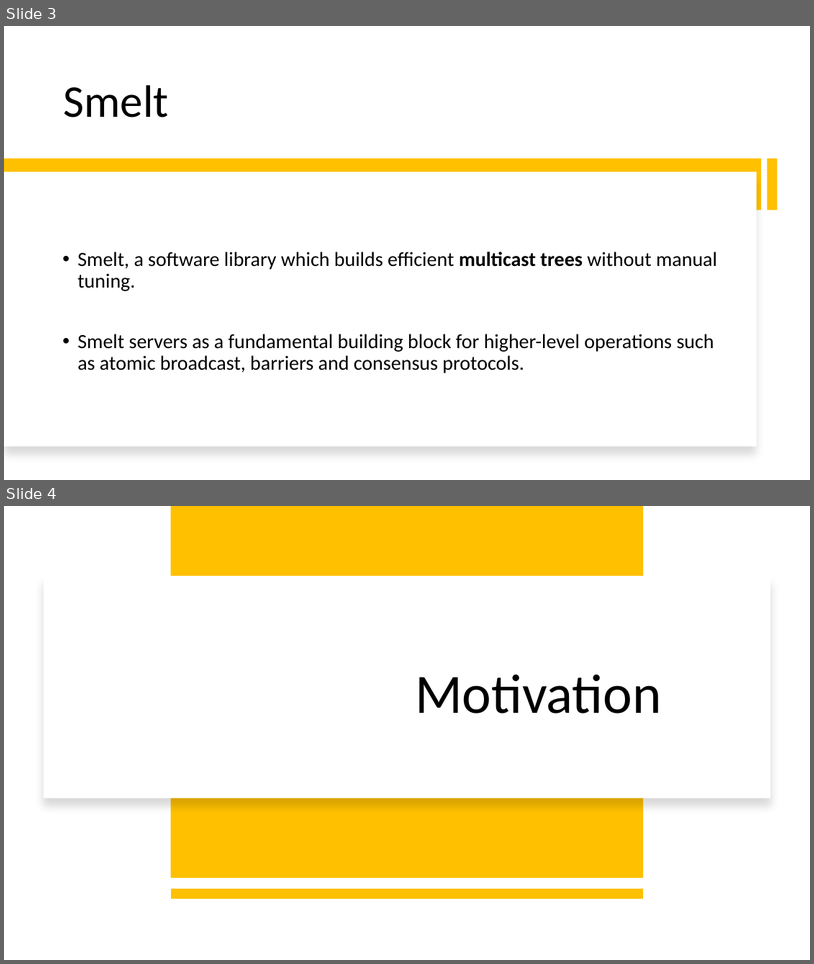
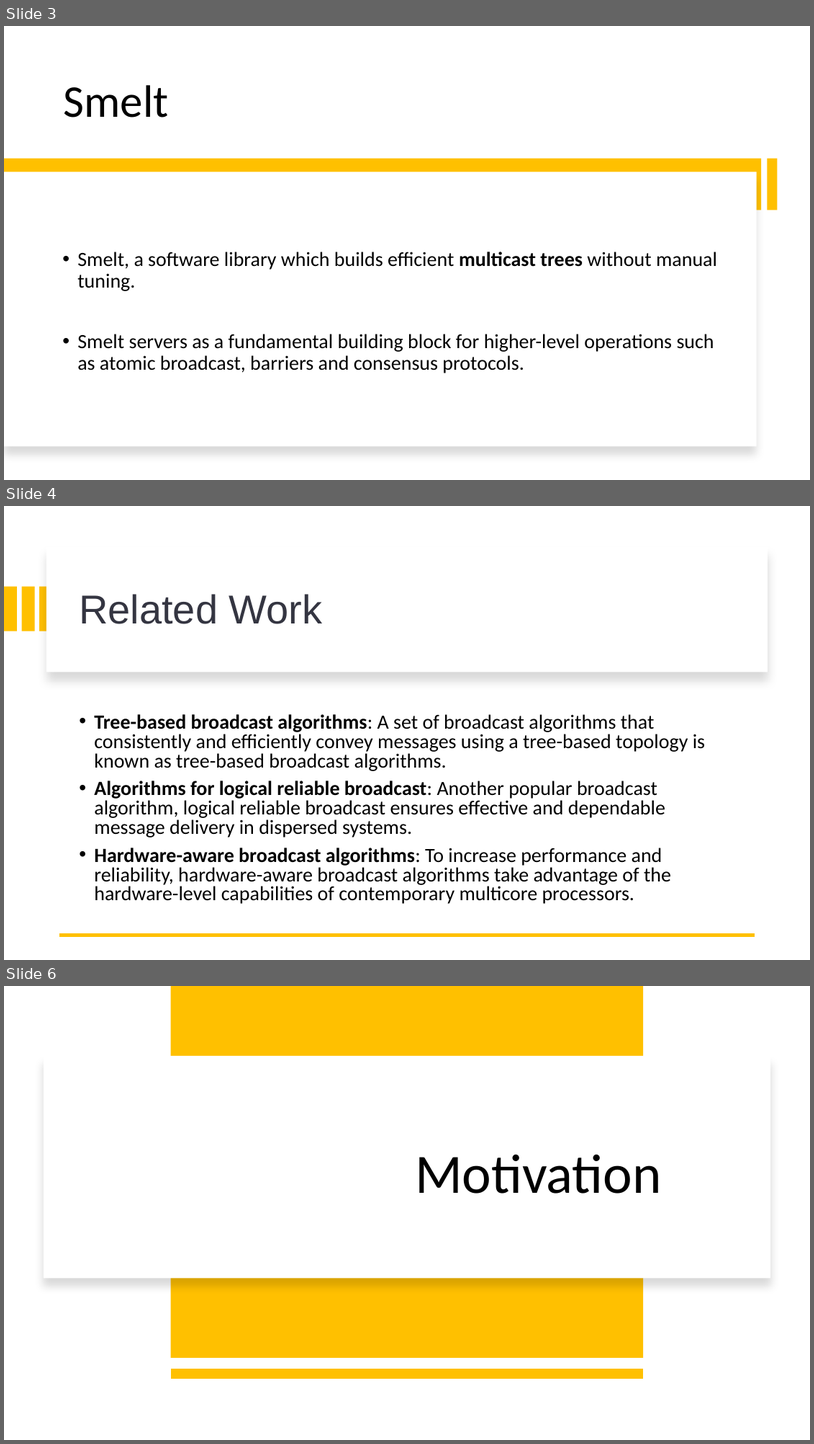
Before and after one commit to anveshmuppeda/Presentations, a slide deck: MABT_PPT.pptx. Shown one above the other, each under a label of ours: slides 3 and 4 before the commit, slides 3, 4 and 6 after it; the slides between them are not shown. The pictures are 814x964 and 814x1444 pixels, drawn with LibreOffice and Linux fonts; fonts in the diff are those of the drawing. Boxes give left, top, right and bottom in pixels: in the first picture for what was removed or moved away, otherwise in the second. Text is boxed around its words. In the diff, an @@ line names an element or a change of style, - is before the commit and + after.

```diff
--- a/MABT_PPT.pptx
+++ b/MABT_PPT.pptx
@@ slide 4 added at [4, 506, 810, 960], background #FFFFFF @@
@@ rectangle added at [46, 546, 768, 672], fill #FFFFFF @@
@@ rectangle added at [4, 587, 17, 631], fill #FFC000 @@
@@ rectangle added at [21, 587, 34, 631], fill #FFC000 @@
@@ rectangle added at [40, 587, 52, 631], fill #FFC000 @@
@@ title added at [79, 594, 323, 624], 48 pt, text #343541 @@
+Related Work
@@ text added at [94, 714, 705, 903], 24 pt, text #000000 @@
+• Tree-based broadcast algorithms: A set of broadcast algorithms that consistently and efficiently convey messages using a tree-based topology is known as tree-based broadcast algorithms.
+• Algorithms for logical reliable broadcast: Another popular broadcast algorithm, logical reliable broadcast ensures effective and dependable message delivery in dispersed systems.
+• Hardware-aware broadcast algorithms: To increase performance and reliability, hardware-aware broadcast algorithms take advantage of the hardware-level capabilities of contemporary multicore processors.
@@ line added from (756, 935) to (59, 935), #FFC000 4.5 pt @@
@@ what was slide 4 is now slide 6 @@
```
Also in this commit, not shown: 1 slide changed, 3 other slides added, 4 slides removed.
